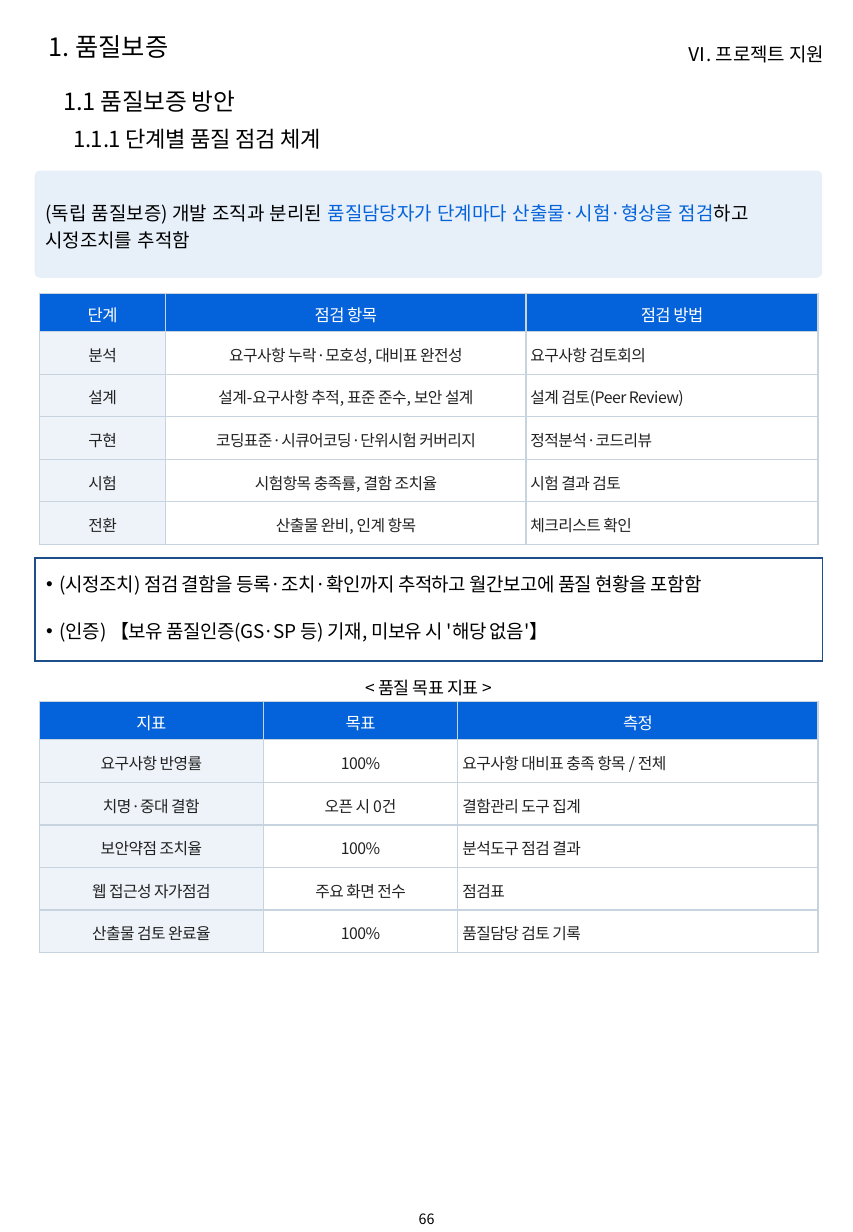
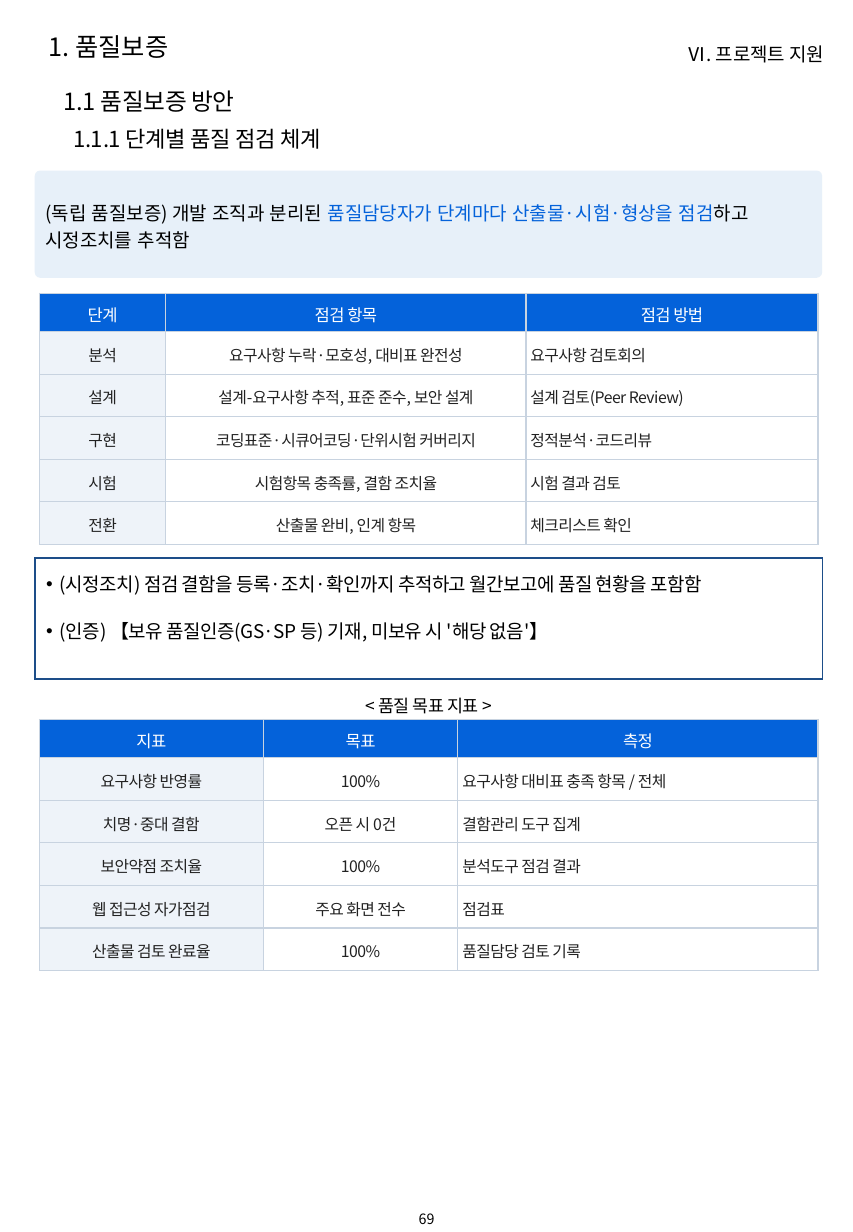
Before and after one commit to hwangsteeve-tech/hbjw, a slide deck: slide 69 of proposals/2026-10_pnu-ai-platform/pnu_proposal.pptx (slide 66 before the commit). Drawn at 853x1232 pixels with LibreOffice and Linux fonts; fonts in the diff are those of the drawing; background and template pictures are left out. Boxes give left, top, right and bottom in pixels: in the first picture for what was removed or moved away, otherwise in the second. Text is boxed around its words. In the diff, an @@ line names an element or a change of style, - is before the commit and + after.

```diff
--- a/proposals/2026-10_pnu-ai-platform/pnu_proposal.pptx
+++ b/proposals/2026-10_pnu-ai-platform/pnu_proposal.pptx
@@ rectangle: place and size @@
-rectangle at (35, 558, 823, 662)
+rectangle at (35, 558, 823, 680)
@@ text "< 품질 목표 지표 >": place and size @@
-text "< 품질 목표 지표 >" at (378, 679, 479, 696)
+text "< 품질 목표 지표 >" at (378, 697, 479, 714)
@@ table: place and size @@
-table at (40, 702, 819, 953)
+table at (40, 720, 819, 971)
@@ page number at (419, 1213, 435, 1224): text changed @@
-66
+69
```
Also in this commit, not shown: 30 other slides changed, 4 slides added, 1 slide removed, 2 other files.
